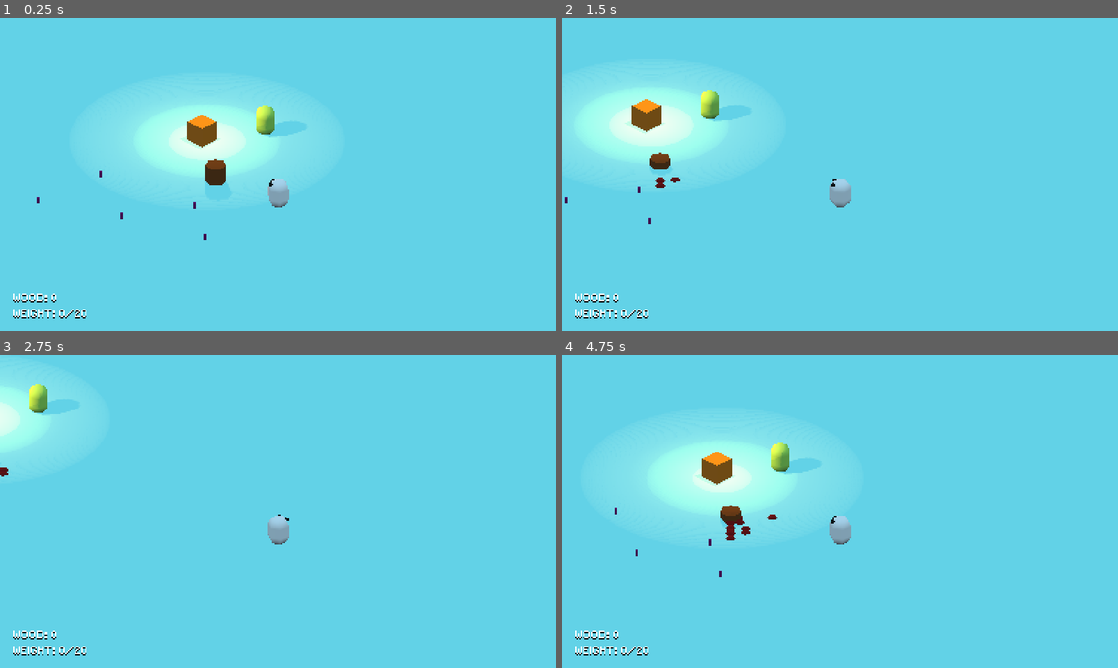
Above: before the commit, frames 1-4 (two rows, left to right).
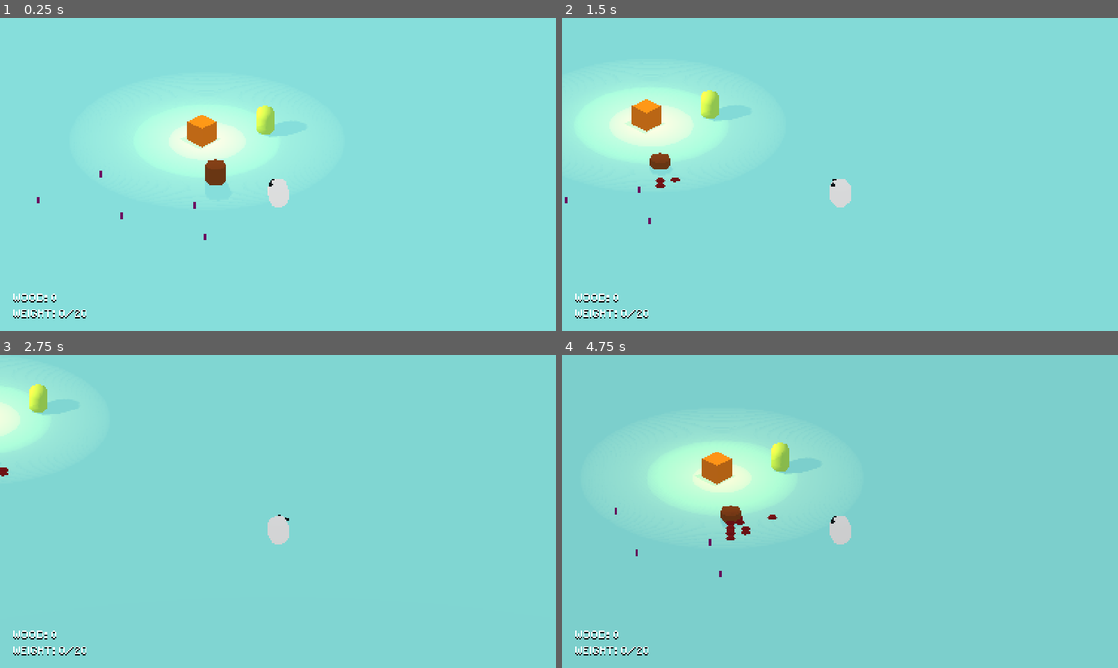
Above: after the commit, the same moments.

Repository: guilhermehto/ludum-dare-46
Game: Godot game, scene res://Game.tscn
Two runs of this game, one before a commit and one after it. Both use one fixed random seed, a clock stepped at 60 frames per second and the inputs below.
Inputs (mouse positions are in pixels of both pictures, inside the frame that each line leads up to):
- Up to frame 1 (0.25 s): no input
- Up to frame 2 (1.5 s): tap Enter (ui_accept) at 0.5, 0.77 s; move the mouse to (962, 158) at 0.52 s; hold D (move_right) 0.53-1.28 s; hold E (interact) 0.53-1.28 s; move the mouse to (728, 190) at 1.27 s; hold S (move_down) from 1.28 s (still down); click (728, 190) at 1.35 s
- Up to frame 3 (2.75 s): tap Enter (ui_accept) at 1.52 s; move the mouse to (333, 442) at 2.02 s; release S (move_down) at 2.03 s; hold D (move_right) from 2.03 s (still down); hold E (interact) from 2.03 s (still down)
- Up to frame 4 (4.75 s): move the mouse to (812, 574) at 2.77 s; release D (move_right) at 2.78 s; release E (interact) at 2.78 s; hold W (move_up) 2.78-3.53 s; click (812, 574) at 2.85 s; tap Enter (ui_accept) at 3.02, 3.77, 4.52 s; move the mouse to (1006, 558) at 3.52 s; hold E (interact) 3.53-4.28 s; hold A (move_left) from 3.53 s (still down); move the mouse to (673, 464) at 4.27 s; click (673, 464) at 4.35 s

The runs differ from the first frame. In frame 1, 95% of the frame differs, in the area x 0-100%, y 0-100%; in frame 2, 94%; in frame 3, 96%; in frame 4, 99%.
Error in both runs: Trying to assign value of type 'CollisionShape' to a variable of type 'Area'. (res://items/Axe.gd:5)

Commit message:
Day and night cycle effect

Diff:
--- a/Game.tscn
+++ b/Game.tscn
@@ -9,6 +9,7 @@
 [ext_resource path="res://static/light/ShadowTest.gd" type="Script" id=7]
 [ext_resource path="res://interface/GUI.tscn" type="PackedScene" id=8]
 [ext_resource path="res://utils/GlobalSignals.tscn" type="PackedScene" id=9]
+[ext_resource path="res://static/weather/Weather.tscn" type="PackedScene" id=10]
 
 [sub_resource type="PlaneMesh" id=1]
 size = Vector2( 150, 150 )
@@ -21,6 +22,8 @@
 
 [node name="Game" type="Node"]
 script = ExtResource( 2 )
+
+[node name="Weather" parent="." instance=ExtResource( 10 )]
 
 [node name="GlobalSignals" parent="." instance=ExtResource( 9 )]
 
--- /dev/null
+++ b/static/weather/Weather.gd
@@ -0,0 +1,25 @@
+extends WorldEnvironment
+
+onready var timer : Timer = $Timer
+
+export var day_length : float = 60 * 3 # 3 minutes
+
+var passed_days : int = 0
+
+func _ready() -> void:
+	timer.wait_time = day_length
+	timer.start()
+
+func _process(delta: float) -> void:
+	var modifier = -1 if timer.time_left > day_length / 2 else 1
+	var rate = 1 / (day_length / 2.0) * delta * modifier
+	var current_color = environment.ambient_light_color
+	environment.ambient_light_energy += rate * 0.75
+	environment.ambient_light_color = Color(current_color.r + rate,
+		current_color.g + rate,
+		current_color.b + rate)
+
+
+func _on_Timer_timeout() -> void:
+	passed_days += 1
+	GlobalSignals.emit_day_passed(passed_days)
--- /dev/null
+++ b/static/weather/Weather.tscn
@@ -0,0 +1,20 @@
+[gd_scene load_steps=4 format=2]
+
+[ext_resource path="res://static/weather/Weather.gd" type="Script" id=1]
+
+[sub_resource type="ProceduralSky" id=1]
+
+[sub_resource type="Environment" id=2]
+background_mode = 3
+background_sky = SubResource( 1 )
+background_color = Color( 0.627451, 0.866667, 0.847059, 1 )
+ambient_light_color = Color( 1, 1, 1, 1 )
+ambient_light_energy = 0.75
+ambient_light_sky_contribution = 0.05
+
+[node name="Weather" type="WorldEnvironment"]
+environment = SubResource( 2 )
+script = ExtResource( 1 )
+
+[node name="Timer" type="Timer" parent="."]
+[connection signal="timeout" from="Timer" to="." method="_on_Timer_timeout"]
--- a/utils/GlobalSignals.gd
+++ b/utils/GlobalSignals.gd
@@ -2,9 +2,13 @@
 
 signal inventory_updated(info)
 signal notified(notification_text)
+signal day_passed(days)
 
 func emit_inventory_updated(info) -> void:
 	emit_signal("inventory_updated", info)
 
 func emit_notified(text) -> void:
 	emit_signal("notified", text)
+
+func emit_day_passed(days) -> void:
+	emit_signal("day_passed", days)
Not shown: 1 places in Game.tscn that only renumber resources
